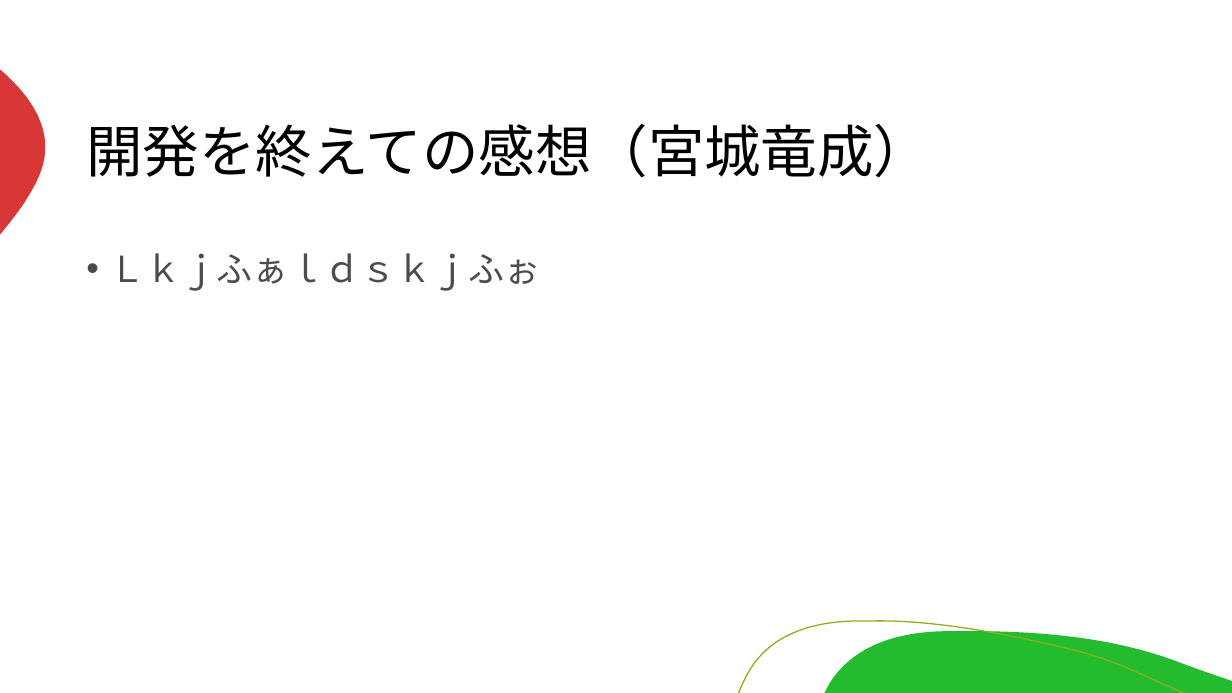
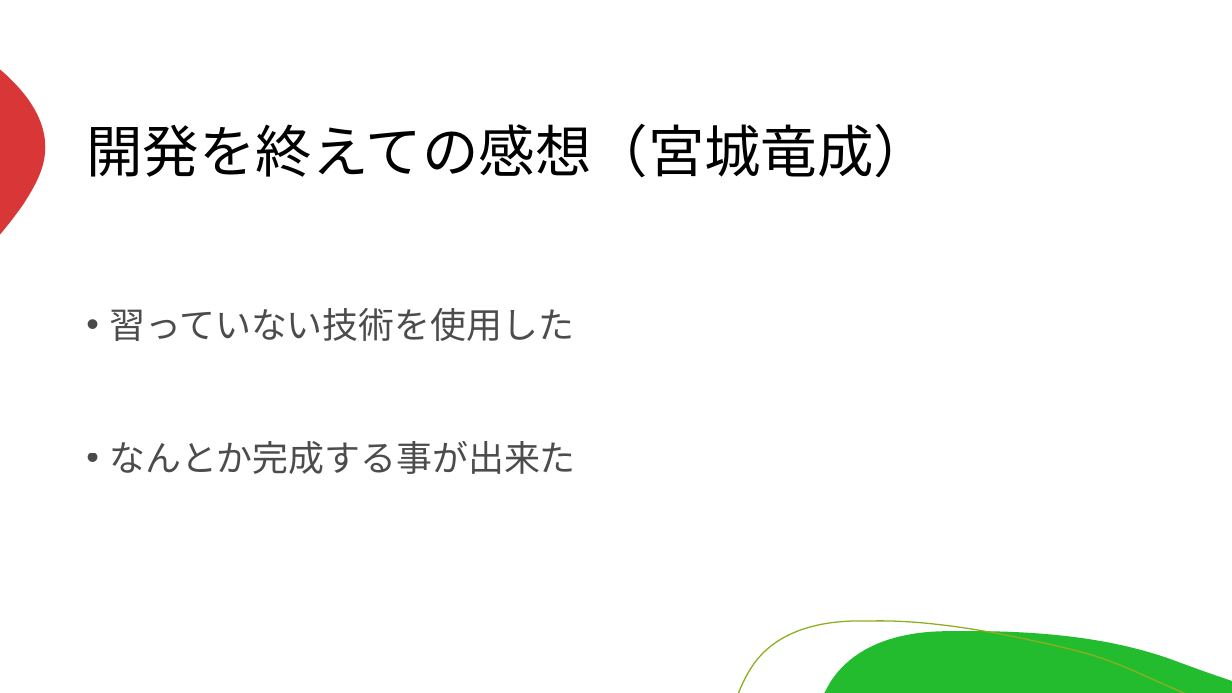
Before and after one commit to miyagiryusei/Excel, a slide deck: slide 14 of 発表資料.pptx. Drawn at 1232x693 pixels with LibreOffice and Linux fonts; fonts in the diff are those of the drawing. Boxes give left, top, right and bottom in pixels: in the first picture for what was removed or moved away, otherwise in the second. Text is boxed around its words. In the diff, an @@ line names an element or a change of style, - is before the commit and + after.

Commit message:
発表資料完成

```diff
--- a/発表資料.pptx
+++ b/発表資料.pptx
@@ text at [109,308,576,474]: text changed @@
-• Ｌｋｊふぁｌｄｓｋｊふぉ
+• 習っていない技術を使用した
+• なんとか完成する事が出来た
```
Also in this commit, not shown: 10 other slides changed.
